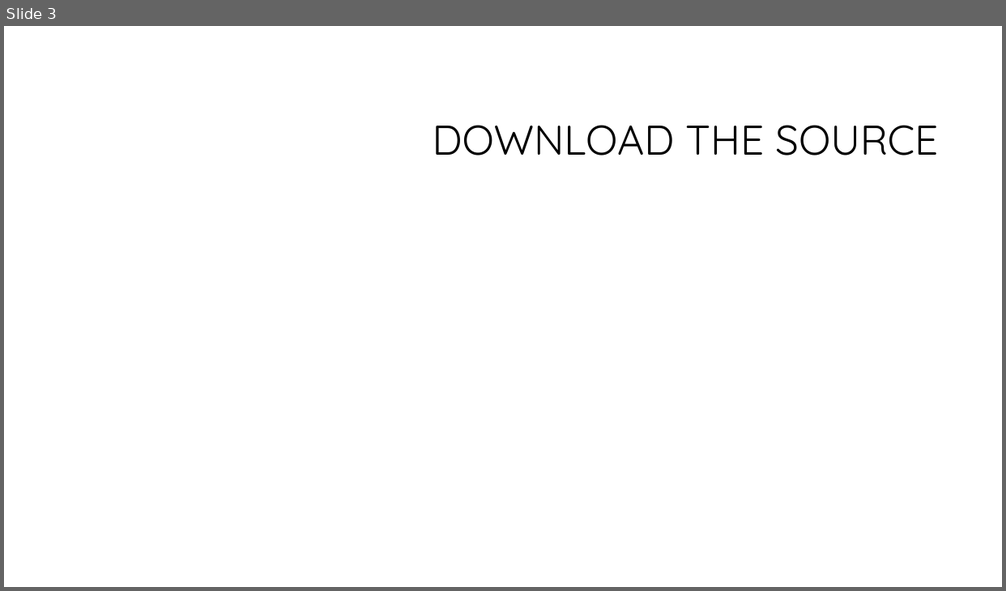
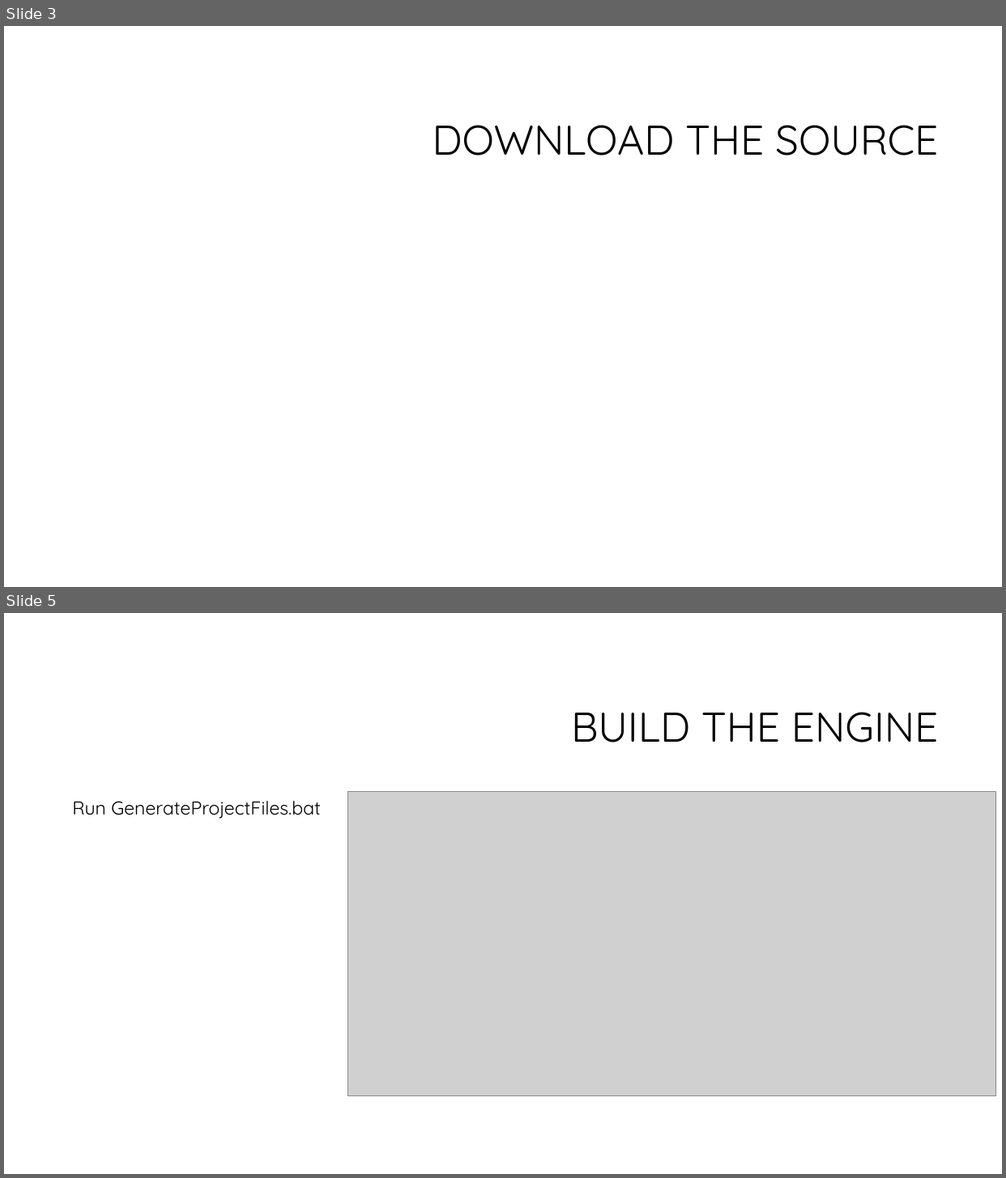
Before and after one commit to Koous61/unreal-course, a slide deck: Multiplayer[3].pptm. Shown one above the other, each under a label of ours: slide 3 before the commit, slides 3 and 5 after it; the slides between them are not shown. The pictures are 1006x591 and 1006x1178 pixels, drawn with LibreOffice and Linux fonts; fonts in the diff are those of the drawing; grey boxes stand for pictures; background and template pictures are left out. Boxes give left, top, right and bottom in pixels: in the first picture for what was removed or moved away, otherwise in the second. Text is boxed around its words. In the diff, an @@ line names an element or a change of style, - is before the commit and + after.

```diff
--- a/Multiplayer[3].pptm
+++ b/Multiplayer[3].pptm
@@ slide 5 added at <box>4,613,1002,1174</box>, background #FFFFFF @@
@@ title added at <box>571,712,938,743</box>, 40 pt, text #000000 @@
+BUILD THE ENGINE
@@ text added at <box>72,801,321,819</box>, 18 pt, text #000000 @@
+Run GenerateProjectFiles.bat
@@ picture added at <box>347,792,997,1096</box> @@
```
Also in this commit, not shown: 7 slides changed, 15 other slides added, 2 slides removed.
